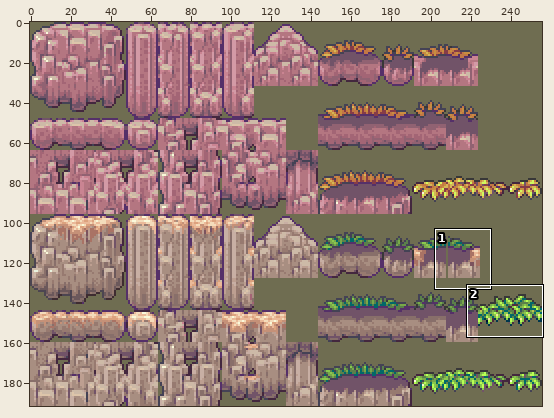
Two versions of one sprite sheet, images/rocks.png. Above, an overview of the earlier version with the close-up marked.
Close-up. Before the edit:
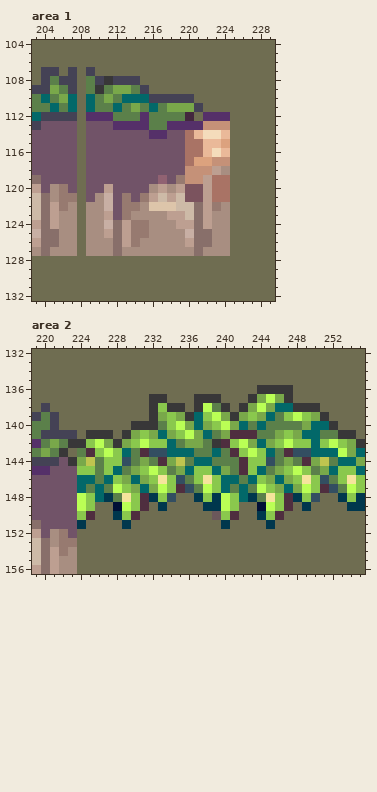
The file is 256x192 pixels. Shown: area 1: x 203..229, y 104..132; area 2: x 219..255, y 132..156. The commit also changed other parts of the picture, which this record leaves out.
And afterwards:
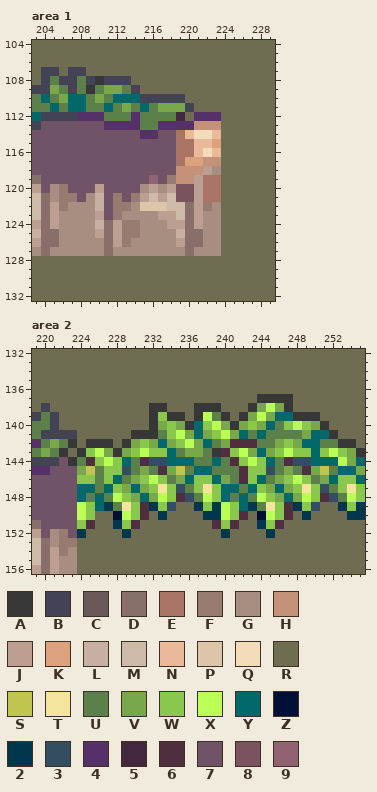
Palette (. is transparent): A #383738  B #444255  C #6b585b  D #886f6a  E #a97365  F #977a70  G #a88e81  H #c59178  J #bd9f91  K #dca27e  L #c8afa4  M #cdbaa7  N #eab999  P #ddc5aa  Q #f4dcbb  R #6f6d51  S #bfc54f  T #f5e49c  U #5b804a  V #79a84a  W #8ac84d  X #baff55  Y #026869  Z #000f36  2 #00374d  3 #334e61  4 #553069  5 #43273e  6 #4f2e3f  7 #715368  8 #7b535e  9 #916272
Changes in this commit:
--- area 1
@@ x 203..229 @@
 106 RRRRRRRRRRRRRRRRRRRRRRRRRRR
-107 RBBRBRBRRRRRRRRRRRRRRRRRRRR
-108 RBUBBRUBABBBRRRRRRRRRRRRRRR
-109 BBVUBRUAUVVUBRRRRRRRRRRRRRR
-110 UYUVYRYUVUYYYBBBBBRRRRRRRRR
-111 UUYUYRYUUYUVUYUVVVBRRRRRRRR
-112 YBBBBR444UUU4UUUU5R444RRRRR
-113 B7777R7774444UU4444HHHRRRRR
-114 77777R77777774477ENQQNRRRRR
-115 77777R77777777777EENNKRRRRR
-116 77777R77777777777EENQNRRRRR
-117 77777R77777777777EKKHHRRRRR
-118 77777R77777777777HHHJGRRRRR
-119 D7777R7777777797FHHJEERRRRR
-120 J7GF7R77J7777GJGJ88JEERRRRR
-121 MDGFFR7GL7F7FJMJM88JEERRRRR
-122 MDJFGRGGL7FFGPPPMMDJFGRRRRR
-123 MDJGGRGGJ7FGGGGJJMDJGGRRRRR
-124 JDJGGRGGLDJFFGGGJJDJGGRRRRR
-125 LDDGGRGGJDJFFGGGGLDDGGRRRRR
-126 JDDGGRGGGDJFGGGGGJDDGGRRRRR
-127 GDGGGRGGGDGGGGGGGGDGGGRRRRR
+107 RBBRBBRRRRRRRRRRRRRRRRRRRRR
+108 RBUBBUBABBBRRRRRRRRRRRRRRRR
+109 BBVUBUAUVVUBRRRRRRRRRRRRRRR
+110 UYUVYYUVUYYYBBBBBRRRRRRRRRR
+111 UUYUYYUUYUVUYUVVVBRRRRRRRRR
+112 YBBBB444UUU4UUUU5R444RRRRRR
+113 B77777774444UU4444HHHRRRRRR
+114 7777777777774477ENQQNRRRRRR
+115 7777777777777777EENNKRRRRRR
+116 7777777777777777EENQNRRRRRR
+117 7777777777777777EKKHHRRRRRR
+118 7777777777777777HHHJGRRRRRR
+119 D77777777777797FHHJEERRRRRR
+120 J7GF777J7777GJGJ88JEERRRRRR
+121 MDGFF7GL7F7FJMJM88JEERRRRRR
+122 MDJFGGGL7FFGPPPMMDJFGRRRRRR
+123 MDJGGGGJ7FGGGGJJMDJGGRRRRRR
+124 JDJGGGGLDJFFGGGJJDJGGRRRRRR
+125 LDDGGGGJDJFFGGGGLDDGGRRRRRR
+126 JDDGGGGGDJFGGGGGJDDGGRRRRRR
+127 GDGGGGGGDGGGGGGGGDGGGRRRRRR
 128 RRRRRRRRRRRRRRRRRRRRRRRRRRR
--- area 2
@@ x 219..255 @@
 135 RRRRRRRRRRRRRRRRRRRRRRRRRRRRRRRRRRRRR
-136 RRRRRRRRRRRRRRRRRRRRRRRRRAAAARRRRRRRR
-137 RRRRRRRRRRRRRAARRRAAARRRAVXVARRRRRRRR
-138 RBRRRRRRRRRRRAWAARAXUARAVXVYYAAARRRRR
-139 BUBRRRRRRRRRRAVWVAYWXVAVWVYUWXWVARRRR
-140 UUBRRRRRRRRAAAUWXVYVWXVYUYUUUUVYYARRR
-141 UBBBBRAAARAVWVYVWXVYUV666UUVWVYYUUAAR
-142 4UVUAAWXVAVWXWWYUVVUA6WXVYVWXWWYWXWVA
-143 UVUARU6WXWYU633YYYUUYU6WXWYU633YYYXVY
-144 BBB7AVSUWW3UVU6VSUYYUUU6WW3UVU6VSUYYV
-145 44777WWUWYUVWXWUVYWWYVU6WYUVWXWUVYWWY
-146 77777YYUYWVYVWTW3UWTWYYUYWVYVWTW3UWTW
-147 77777YUYUXWVYVXW63UXWYUYUXWVYVXW63UXW
-148 77777XWY2UTW62W3RR2W2XWY2UTW62W3RR2W2
-149 77777XWRRZXW6R2RRRR22XWRRZXW6R2RRRR22
-150 77777W6RR2W6RRRRRRRRCW6RR2W6RRRRRRRRR
-151 D77772RRRR2RRRRRRRRRR2RRRR2RRRRRRRRRR
-152 J7GF7RRRRRRRRRRRRRRRRRRRRRRRRRRRRRRRR
+136 RRRRRRRRRRRRRRRRRRRRRRRRRRRRRRRRRRRRR
+137 RRRRRRRRRRRRRRRRRRRRRRRRRAAAARRRRRRRR
+138 RBRRRRRRRRRRRAARRRAAARRRAVXVARRRRRRRR
+139 BUBRRRRRRRRRRAWAARAXUARAVXVYYAAARRRRR
+140 UUBRRRRRRRRRRAVWVAYWXVAVWVYUWXWVARRRR
+141 UBBBBRRRRRRAAAUWXVYVWXVYUYUUUUVYYARRR
+142 4UVUARAAARAVWVYVWXVYUV666UUVWVYYUUAAR
+143 UVUARAWXVAVWXWWYUVVUA6WXVYVWXWWYWXWVA
+144 BBB7AU6WXWYU633YYYUUYU6WXWYU633YYYXVY
+145 44777VSUWW3UVU6VSUYYUUU6WW3UVU6VSUYYV
+146 77777WWUWYUVWXWUVYWWYVU6WYUVWXWUVYWWY
+147 77777YYUYWVYVWTW3UWTWYYUYWVYVWTW3UWTW
+148 77777YUYUXWVYVXW63UXWYUYUXWVYVXW63UXW
+149 77777XWY2UTW62W3RR2W2XWY2UTW62W3RR2W2
+150 77777XWRRZXW6R2RRRR22XW6RZXW6R2RRRR22
+151 D7777W6RR2W6RRRRRRRR6W6RR2W6RRRRRRRRR
+152 J7GF72RRRR2RRRRRRRRRR2RRRR2RRRRRRRRRR
 153 MDGFFRRRRRRRRRRRRRRRRRRRRRRRRRRRRRRRR
Where, in picture pixels (left, top, right, bottom), the same in both close-ups:
changed: (77, 67, 230, 256)
changed: (77, 385, 365, 538)
